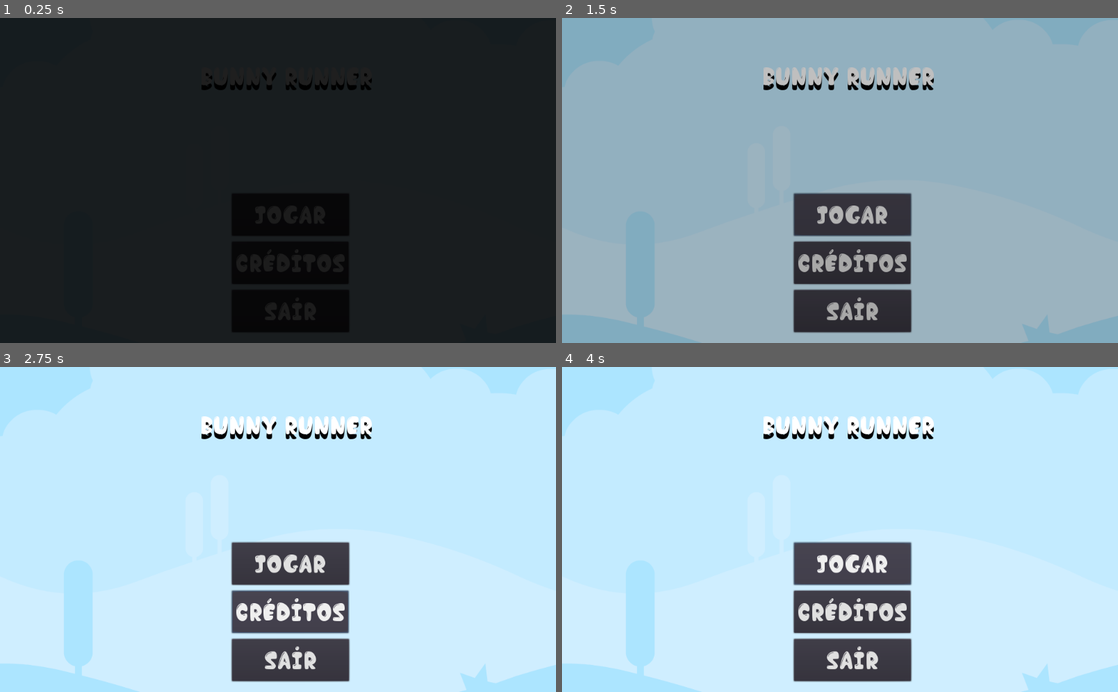
Above: before the commit, frames 1-4 (two rows, left to right).
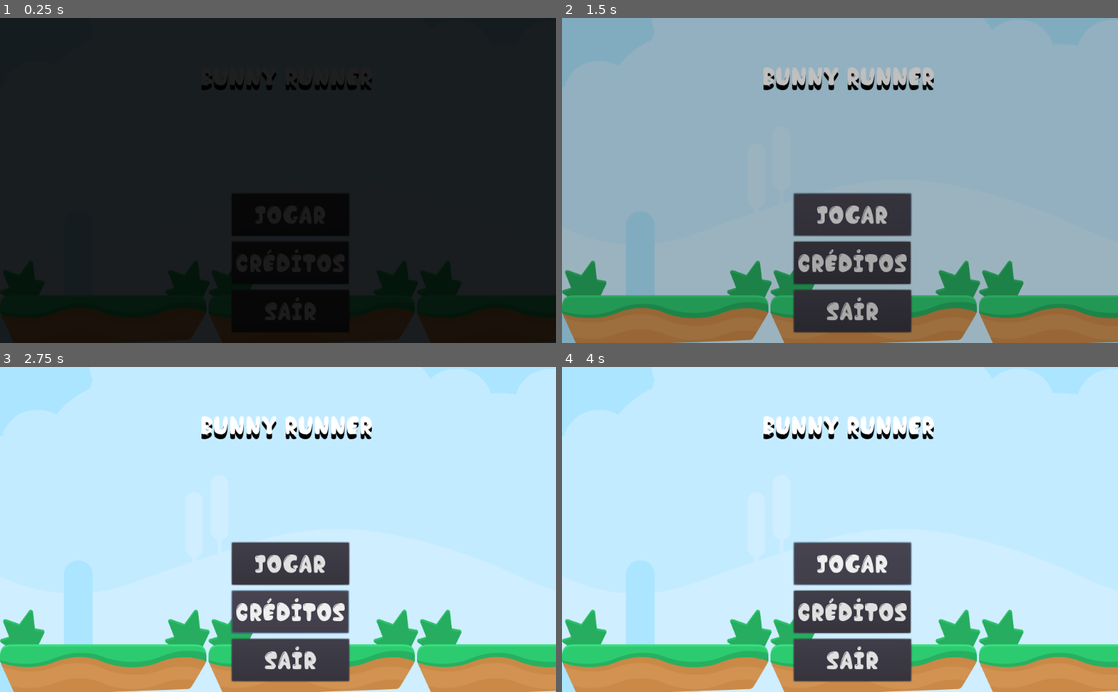
Above: after the commit, the same moments.

Repository: soapmactavish23/BunnyRunner
Game: Godot game, scene res://scenes/Menu.tscn
Same seed, same stepped clock (60 frames per second), same inputs: the game is played once before the commit and once after it. The project has no main scene, so this scene is started directly.
Inputs:
- Up to frame 1 (0.25 s): no input
- Up to frame 2 (1.5 s): click "jogar" at 0.5 s; click "jogar" at 1.25 s
- Up to frame 3 (2.75 s): click "Créditos" at 2 s
- Up to frame 4 (4 s): click "Créditos" at 2.75 s; click "jogar" at 3.5 s

The runs differ from the first frame. In frame 2, 14% of the frame differs, in the area x 0-100%, y 74-100%; in frame 3, 14%; in frame 4, 14%.

Commit message:
'tileset'

Diff:
--- /dev/null
+++ b/probs/musica.tscn
@@ -0,0 +1,7 @@
+[gd_scene load_steps=2 format=2]
+
+[ext_resource path="res://music/happy.ogg" type="AudioStream" id=1]
+
+[node name="musica" type="AudioStreamPlayer2D"]
+stream = ExtResource( 1 )
+autoplay = true
--- /dev/null
+++ b/probs/tileset.tscn
@@ -0,0 +1,566 @@
+[gd_scene load_steps=57 format=2]
+
+[ext_resource path="res://sprites/Environment/ground_cake_broken.png" type="Texture" id=1]
+[ext_resource path="res://sprites/Environment/ground_cake_small.png" type="Texture" id=2]
+[ext_resource path="res://sprites/Environment/ground_cake_small_broken.png" type="Texture" id=3]
+[ext_resource path="res://sprites/Environment/ground_grass.png" type="Texture" id=4]
+[ext_resource path="res://sprites/Environment/ground_grass_broken.png" type="Texture" id=5]
+[ext_resource path="res://sprites/Environment/ground_grass_small.png" type="Texture" id=6]
+[ext_resource path="res://sprites/Environment/ground_grass_small_broken.png" type="Texture" id=7]
+[ext_resource path="res://sprites/Environment/ground_sand.png" type="Texture" id=8]
+[ext_resource path="res://sprites/Environment/ground_sand_broken.png" type="Texture" id=9]
+[ext_resource path="res://sprites/Environment/ground_sand_small.png" type="Texture" id=10]
+[ext_resource path="res://sprites/Environment/ground_sand_small_broken.png" type="Texture" id=11]
+[ext_resource path="res://sprites/Environment/ground_snow.png" type="Texture" id=12]
+[ext_resource path="res://sprites/Environment/ground_snow_broken.png" type="Texture" id=13]
+[ext_resource path="res://sprites/Environment/ground_snow_small.png" type="Texture" id=14]
+[ext_resource path="res://sprites/Environment/ground_snow_small_broken.png" type="Texture" id=15]
+[ext_resource path="res://sprites/Environment/ground_stone.png" type="Texture" id=16]
+[ext_resource path="res://sprites/Environment/ground_stone_broken.png" type="Texture" id=17]
+[ext_resource path="res://sprites/Environment/ground_stone_small.png" type="Texture" id=18]
+[ext_resource path="res://sprites/Environment/ground_stone_small_broken.png" type="Texture" id=19]
+[ext_resource path="res://sprites/Environment/ground_wood.png" type="Texture" id=20]
+[ext_resource path="res://sprites/Environment/ground_wood_broken.png" type="Texture" id=21]
+[ext_resource path="res://sprites/Environment/ground_wood_small.png" type="Texture" id=22]
+[ext_resource path="res://sprites/Environment/ground_wood_small_broken.png" type="Texture" id=23]
+[ext_resource path="res://sprites/Environment/mushroom_brown.png" type="Texture" id=24]
+[ext_resource path="res://sprites/Environment/mushroom_red.png" type="Texture" id=25]
+[ext_resource path="res://sprites/Environment/cactus.png" type="Texture" id=26]
+[ext_resource path="res://sprites/Environment/grass1.png" type="Texture" id=27]
+[ext_resource path="res://sprites/Environment/grass2.png" type="Texture" id=28]
+[ext_resource path="res://sprites/Environment/grass_brown1.png" type="Texture" id=29]
+[ext_resource path="res://sprites/Environment/grass_brown2.png" type="Texture" id=30]
+[ext_resource path="res://sprites/Environment/ground_cake.png" type="Texture" id=31]
+
+[sub_resource type="ConvexPolygonShape2D" id=5]
+points = PoolVector2Array( 0, 0, 380, 0, 352, 81, 28, 94 )
+
+[sub_resource type="ConvexPolygonShape2D" id=6]
+points = PoolVector2Array( 0, 0, 201, 0, 179, 100, 20, 94 )
+
+[sub_resource type="ConvexPolygonShape2D" id=7]
+points = PoolVector2Array( 0, 0, 200, 0, 176, 100, 22, 92 )
+
+[sub_resource type="ConvexPolygonShape2D" id=8]
+points = PoolVector2Array( 0, 0, 380, 0, 353, 85, 28, 94 )
+
+[sub_resource type="ConvexPolygonShape2D" id=9]
+points = PoolVector2Array( 0, 0, 380, 0, 356, 86, 0, 94 )
+
+[sub_resource type="ConvexPolygonShape2D" id=10]
+points = PoolVector2Array( 0, 0, 201, 0, 201, 100, 0, 100 )
+
+[sub_resource type="ConvexPolygonShape2D" id=11]
+points = PoolVector2Array( 0, 0, 200, 0, 200, 100, 0, 100 )
+
+[sub_resource type="ConvexPolygonShape2D" id=12]
+points = PoolVector2Array( 0, 0, 380, 0, 380, 94, 0, 94 )
+
+[sub_resource type="ConvexPolygonShape2D" id=13]
+points = PoolVector2Array( 0, 0, 380, 0, 380, 94, 0, 94 )
+
+[sub_resource type="ConvexPolygonShape2D" id=14]
+points = PoolVector2Array( 0, 0, 201, 0, 201, 100, 0, 100 )
+
+[sub_resource type="ConvexPolygonShape2D" id=15]
+points = PoolVector2Array( 0, 0, 200, 0, 200, 100, 0, 100 )
+
+[sub_resource type="ConvexPolygonShape2D" id=16]
+points = PoolVector2Array( 0, 0, 380, 0, 380, 94, 0, 94 )
+
+[sub_resource type="ConvexPolygonShape2D" id=17]
+points = PoolVector2Array( 0, 0, 380, 0, 380, 94, 0, 94 )
+
+[sub_resource type="ConvexPolygonShape2D" id=18]
+points = PoolVector2Array( 0, 0, 201, 0, 201, 100, 0, 100 )
+
+[sub_resource type="ConvexPolygonShape2D" id=19]
+points = PoolVector2Array( 0, 0, 200, 0, 200, 100, 0, 100 )
+
+[sub_resource type="ConvexPolygonShape2D" id=20]
+points = PoolVector2Array( 0, 0, 380, 0, 380, 94, 0, 94 )
+
+[sub_resource type="ConvexPolygonShape2D" id=21]
+points = PoolVector2Array( 0, 0, 380, 0, 380, 94, 0, 94 )
+
+[sub_resource type="ConvexPolygonShape2D" id=22]
+points = PoolVector2Array( 0, 0, 200, 0, 200, 100, 0, 100 )
+
+[sub_resource type="ConvexPolygonShape2D" id=23]
+points = PoolVector2Array( 0, 0, 200, 0, 200, 100, 0, 100 )
+
+[sub_resource type="ConvexPolygonShape2D" id=24]
+points = PoolVector2Array( 0, 0, 380, 0, 380, 94, 0, 94 )
+
+[sub_resource type="ConvexPolygonShape2D" id=25]
+points = PoolVector2Array( 0, 0, 380, 0, 380, 94, 0, 94 )
+
+[sub_resource type="ConvexPolygonShape2D" id=26]
+points = PoolVector2Array( 0, 0, 200, 0, 200, 100, 0, 100 )
+
+[sub_resource type="ConvexPolygonShape2D" id=27]
+points = PoolVector2Array( 0, 0, 200, 0, 200, 100, 0, 100 )
+
+[sub_resource type="ConvexPolygonShape2D" id=3]
+points = PoolVector2Array( 0, 0, 380, 0, 351, 82, 25, 94 )
+
+[sub_resource type="TileSet" id=4]
+4/name = "cactus"
+4/texture = ExtResource( 26 )
+4/tex_offset = Vector2( 0, 0 )
+4/modulate = Color( 1, 1, 1, 1 )
+4/region = Rect2( 0, 0, 117, 160 )
+4/tile_mode = 0
+4/occluder_offset = Vector2( 58.5, 80 )
+4/navigation_offset = Vector2( 58.5, 80 )
+4/shapes = [  ]
+4/z_index = 0
+5/name = "grass1"
+5/texture = ExtResource( 27 )
+5/tex_offset = Vector2( 0, 0 )
+5/modulate = Color( 1, 1, 1, 1 )
+5/region = Rect2( 0, 0, 58, 57 )
+5/tile_mode = 0
+5/occluder_offset = Vector2( 29, 28.5 )
+5/navigation_offset = Vector2( 29, 28.5 )
+5/shapes = [  ]
+5/z_index = 0
+6/name = "grass2"
+6/texture = ExtResource( 28 )
+6/tex_offset = Vector2( 0, 0 )
+6/modulate = Color( 1, 1, 1, 1 )
+6/region = Rect2( 0, 0, 82, 70 )
+6/tile_mode = 0
+6/occluder_offset = Vector2( 41, 35 )
+6/navigation_offset = Vector2( 41, 35 )
+6/shapes = [  ]
+6/z_index = 0
+7/name = "grass_brown1"
+7/texture = ExtResource( 29 )
+7/tex_offset = Vector2( 0, 0 )
+7/modulate = Color( 1, 1, 1, 1 )
+7/region = Rect2( 0, 0, 58, 57 )
+7/tile_mode = 0
+7/occluder_offset = Vector2( 29, 28.5 )
+7/navigation_offset = Vector2( 29, 28.5 )
+7/shapes = [  ]
+7/z_index = 0
+8/name = "grass_brown2"
+8/texture = ExtResource( 30 )
+8/tex_offset = Vector2( 0, 0 )
+8/modulate = Color( 1, 1, 1, 1 )
+8/region = Rect2( 0, 0, 82, 70 )
+8/tile_mode = 0
+8/occluder_offset = Vector2( 41, 35 )
+8/navigation_offset = Vector2( 41, 35 )
+8/shapes = [  ]
+8/z_index = 0
+9/name = "ground_cake"
+9/texture = ExtResource( 31 )
+9/tex_offset = Vector2( 0, 0 )
+9/modulate = Color( 1, 1, 1, 1 )
+9/region = Rect2( 0, 0, 380, 94 )
+9/tile_mode = 0
+9/occluder_offset = Vector2( 190, 47 )
+9/navigation_offset = Vector2( 190, 47 )
+9/shapes = [ {
+"autotile_coord": Vector2( 0, 0 ),
+"one_way": false,
+"one_way_margin": 1.0,
+"shape": SubResource( 3 ),
+"shape_transform": Transform2D( 1, 0, 0, 1, 0, 0 )
+} ]
+9/z_index = 0
+10/name = "ground_cake_broken"
+10/texture = ExtResource( 1 )
+10/tex_offset = Vector2( 0, 0 )
+10/modulate = Color( 1, 1, 1, 1 )
+10/region = Rect2( 0, 0, 380, 94 )
+10/tile_mode = 0
+10/occluder_offset = Vector2( 190, 47 )
+10/navigation_offset = Vector2( 190, 47 )
+10/shapes = [ {
+"autotile_coord": Vector2( 0, 0 ),
+"one_way": false,
+"one_way_margin": 1.0,
+"shape": SubResource( 5 ),
+"shape_transform": Transform2D( 1, 0, 0, 1, 0, 0 )
+} ]
+10/z_index = 0
+11/name = "ground_cake_small"
+11/texture = ExtResource( 2 )
+11/tex_offset = Vector2( 0, 0 )
+11/modulate = Color( 1, 1, 1, 1 )
+11/region = Rect2( 0, 0, 201, 100 )
+11/tile_mode = 0
+11/occluder_offset = Vector2( 100.5, 50 )
+11/navigation_offset = Vector2( 100.5, 50 )
+11/shapes = [ {
+"autotile_coord": Vector2( 0, 0 ),
+"one_way": false,
+"one_way_margin": 1.0,
+"shape": SubResource( 6 ),
+"shape_transform": Transform2D( 1, 0, 0, 1, 0, 0 )
+} ]
+11/z_index = 0
+12/name = "ground_cake_small_broken"
+12/texture = ExtResource( 3 )
+12/tex_offset = Vector2( 0, 0 )
+12/modulate = Color( 1, 1, 1, 1 )
+12/region = Rect2( 0, 0, 200, 100 )
+12/tile_mode = 0
+12/occluder_offset = Vector2( 100, 50 )
+12/navigation_offset = Vector2( 100, 50 )
+12/shapes = [ {
+"autotile_coord": Vector2( 0, 0 ),
+"one_way": false,
+"one_way_margin": 1.0,
+"shape": SubResource( 7 ),
+"shape_transform": Transform2D( 1, 0, 0, 1, 0, 0 )
+} ]
+12/z_index = 0
+13/name = "ground_grass"
+13/texture = ExtResource( 4 )
+13/tex_offset = Vector2( 0, 0 )
+13/modulate = Color( 1, 1, 1, 1 )
+13/region = Rect2( 0, 0, 380, 94 )
+13/tile_mode = 0
+13/occluder_offset = Vector2( 190, 47 )
+13/navigation_offset = Vector2( 190, 47 )
+13/shapes = [ {
+"autotile_coord": Vector2( 0, 0 ),
+"one_way": false,
+"one_way_margin": 1.0,
+"shape": SubResource( 8 ),
+"shape_transform": Transform2D( 1, 0, 0, 1, 0, 0 )
+} ]
+13/z_index = 0
+14/name = "ground_grass_broken"
+14/texture = ExtResource( 5 )
+14/tex_offset = Vector2( 0, 0 )
+14/modulate = Color( 1, 1, 1, 1 )
+14/region = Rect2( 0, 0, 380, 94 )
+14/tile_mode = 0
+14/occluder_offset = Vector2( 190, 47 )
+14/navigation_offset = Vector2( 190, 47 )
+14/shapes = [ {
+"autotile_coord": Vector2( 0, 0 ),
+"one_way": false,
+"one_way_margin": 1.0,
+"shape": SubResource( 9 ),
+"shape_transform": Transform2D( 1, 0, 0, 1, 0, 0 )
+} ]
+14/z_index = 0
+15/name = "ground_grass_small"
+15/texture = ExtResource( 6 )
+15/tex_offset = Vector2( 0, 0 )
+15/modulate = Color( 1, 1, 1, 1 )
+15/region = Rect2( 0, 0, 201, 100 )
+15/tile_mode = 0
+15/occluder_offset = Vector2( 100.5, 50 )
+15/navigation_offset = Vector2( 100.5, 50 )
+15/shapes = [ {
+"autotile_coord": Vector2( 0, 0 ),
+"one_way": false,
+"one_way_margin": 1.0,
+"shape": SubResource( 10 ),
+"shape_transform": Transform2D( 1, 0, 0, 1, 0, 0 )
+} ]
+15/z_index = 0
+16/name = "ground_grass_small_broken"
+16/texture = ExtResource( 7 )
+16/tex_offset = Vector2( 0, 0 )
+16/modulate = Color( 1, 1, 1, 1 )
+16/region = Rect2( 0, 0, 200, 100 )
+16/tile_mode = 0
+16/occluder_offset = Vector2( 100, 50 )
+16/navigation_offset = Vector2( 100, 50 )
+16/shapes = [ {
+"autotile_coord": Vector2( 0, 0 ),
+"one_way": false,
+"one_way_margin": 1.0,
+"shape": SubResource( 11 ),
+"shape_transform": Transform2D( 1, 0, 0, 1, 0, 0 )
+} ]
+16/z_index = 0
+17/name = "ground_sand"
+17/texture = ExtResource( 8 )
+17/tex_offset = Vector2( 0, 0 )
+17/modulate = Color( 1, 1, 1, 1 )
+17/region = Rect2( 0, 0, 380, 94 )
+17/tile_mode = 0
+17/occluder_offset = Vector2( 190, 47 )
+17/navigation_offset = Vector2( 190, 47 )
+17/shapes = [ {
+"autotile_coord": Vector2( 0, 0 ),
+"one_way": false,
+"one_way_margin": 1.0,
+"shape": SubResource( 12 ),
+"shape_transform": Transform2D( 1, 0, 0, 1, 0, 0 )
+} ]
+17/z_index = 0
+18/name = "ground_sand_broken"
+18/texture = ExtResource( 9 )
+18/tex_offset = Vector2( 0, 0 )
+18/modulate = Color( 1, 1, 1, 1 )
+18/region = Rect2( 0, 0, 380, 94 )
+18/tile_mode = 0
+18/occluder_offset = Vector2( 190, 47 )
+18/navigation_offset = Vector2( 190, 47 )
+18/shapes = [ {
+"autotile_coord": Vector2( 0, 0 ),
+"one_way": false,
+"one_way_margin": 1.0,
+"shape": SubResource( 13 ),
+"shape_transform": Transform2D( 1, 0, 0, 1, 0, 0 )
+} ]
+18/z_index = 0
+19/name = "ground_sand_small"
+19/texture = ExtResource( 10 )
+19/tex_offset = Vector2( 0, 0 )
+19/modulate = Color( 1, 1, 1, 1 )
+19/region = Rect2( 0, 0, 201, 100 )
+19/tile_mode = 0
+19/occluder_offset = Vector2( 100.5, 50 )
+19/navigation_offset = Vector2( 100.5, 50 )
+19/shapes = [ {
+"autotile_coord": Vector2( 0, 0 ),
+"one_way": false,
+"one_way_margin": 1.0,
+"shape": SubResource( 14 ),
+"shape_transform": Transform2D( 1, 0, 0, 1, 0, 0 )
+} ]
+19/z_index = 0
+20/name = "ground_sand_small_broken"
+20/texture = ExtResource( 11 )
+20/tex_offset = Vector2( 0, 0 )
+20/modulate = Color( 1, 1, 1, 1 )
+20/region = Rect2( 0, 0, 200, 100 )
+20/tile_mode = 0
+20/occluder_offset = Vector2( 100, 50 )
+20/navigation_offset = Vector2( 100, 50 )
+20/shapes = [ {
+"autotile_coord": Vector2( 0, 0 ),
+"one_way": false,
+"one_way_margin": 1.0,
+"shape": SubResource( 15 ),
+"shape_transform": Transform2D( 1, 0, 0, 1, 0, 0 )
+} ]
+20/z_index = 0
+21/name = "ground_snow"
+21/texture = ExtResource( 12 )
+21/tex_offset = Vector2( 0, 0 )
+21/modulate = Color( 1, 1, 1, 1 )
+21/region = Rect2( 0, 0, 380, 94 )
+21/tile_mode = 0
+21/occluder_offset = Vector2( 190, 47 )
+21/navigation_offset = Vector2( 190, 47 )
+21/shapes = [ {
+"autotile_coord": Vector2( 0, 0 ),
+"one_way": false,
+"one_way_margin": 1.0,
+"shape": SubResource( 16 ),
+"shape_transform": Transform2D( 1, 0, 0, 1, 0, 0 )
+} ]
+21/z_index = 0
+22/name = "ground_snow_broken"
+22/texture = ExtResource( 13 )
+22/tex_offset = Vector2( 0, 0 )
+22/modulate = Color( 1, 1, 1, 1 )
+22/region = Rect2( 0, 0, 380, 94 )
+22/tile_mode = 0
+22/occluder_offset = Vector2( 190, 47 )
+22/navigation_offset = Vector2( 190, 47 )
+22/shapes = [ {
+"autotile_coord": Vector2( 0, 0 ),
+"one_way": false,
+"one_way_margin": 1.0,
+"shape": SubResource( 17 ),
+"shape_transform": Transform2D( 1, 0, 0, 1, 0, 0 )
+} ]
+22/z_index = 0
+23/name = "ground_snow_small"
+23/texture = ExtResource( 14 )
+23/tex_offset = Vector2( 0, 0 )
+23/modulate = Color( 1, 1, 1, 1 )
+23/region = Rect2( 0, 0, 201, 100 )
+23/tile_mode = 0
+23/occluder_offset = Vector2( 100.5, 50 )
+23/navigation_offset = Vector2( 100.5, 50 )
+23/shapes = [ {
+"autotile_coord": Vector2( 0, 0 ),
+"one_way": false,
+"one_way_margin": 1.0,
+"shape": SubResource( 18 ),
+"shape_transform": Transform2D( 1, 0, 0, 1, 0, 0 )
+} ]
+23/z_index = 0
+24/name = "ground_snow_small_broken"
+24/texture = ExtResource( 15 )
+24/tex_offset = Vector2( 0, 0 )
+24/modulate = Color( 1, 1, 1, 1 )
+24/region = Rect2( 0, 0, 200, 100 )
+24/tile_mode = 0
+24/occluder_offset = Vector2( 100, 50 )
+24/navigation_offset = Vector2( 100, 50 )
+24/shapes = [ {
+"autotile_coord": Vector2( 0, 0 ),
+"one_way": false,
+"one_way_margin": 1.0,
+"shape": SubResource( 19 ),
+"shape_transform": Transform2D( 1, 0, 0, 1, 0, 0 )
+} ]
+24/z_index = 0
+25/name = "ground_stone"
+25/texture = ExtResource( 16 )
+25/tex_offset = Vector2( 0, 0 )
+25/modulate = Color( 1, 1, 1, 1 )
+25/region = Rect2( 0, 0, 380, 94 )
+25/tile_mode = 0
+25/occluder_offset = Vector2( 190, 47 )
+25/navigation_offset = Vector2( 190, 47 )
+25/shapes = [ {
+"autotile_coord": Vector2( 0, 0 ),
+"one_way": false,
+"one_way_margin": 1.0,
+"shape": SubResource( 20 ),
+"shape_transform": Transform2D( 1, 0, 0, 1, 0, 0 )
+} ]
+25/z_index = 0
+26/name = "ground_stone_broken"
+26/texture = ExtResource( 17 )
+26/tex_offset = Vector2( 0, 0 )
+26/modulate = Color( 1, 1, 1, 1 )
+26/region = Rect2( 0, 0, 380, 94 )
+26/tile_mode = 0
+26/occluder_offset = Vector2( 190, 47 )
+26/navigation_offset = Vector2( 190, 47 )
+26/shapes = [ {
+"autotile_coord": Vector2( 0, 0 ),
+"one_way": false,
+"one_way_margin": 1.0,
+"shape": SubResource( 21 ),
+"shape_transform": Transform2D( 1, 0, 0, 1, 0, 0 )
+} ]
+26/z_index = 0
+27/name = "ground_stone_small"
+27/texture = ExtResource( 18 )
+27/tex_offset = Vector2( 0, 0 )
+27/modulate = Color( 1, 1, 1, 1 )
+27/region = Rect2( 0, 0, 200, 100 )
+27/tile_mode = 0
+27/occluder_offset = Vector2( 100, 50 )
+27/navigation_offset = Vector2( 100, 50 )
+27/shapes = [ {
+"autotile_coord": Vector2( 0, 0 ),
+"one_way": false,
+"one_way_margin": 1.0,
+"shape": SubResource( 22 ),
+"shape_transform": Transform2D( 1, 0, 0, 1, 0, 0 )
+} ]
+27/z_index = 0
+28/name = "ground_stone_small_broken"
+28/texture = ExtResource( 19 )
+28/tex_offset = Vector2( 0, 0 )
+28/modulate = Color( 1, 1, 1, 1 )
+28/region = Rect2( 0, 0, 200, 100 )
+28/tile_mode = 0
+28/occluder_offset = Vector2( 100, 50 )
+28/navigation_offset = Vector2( 100, 50 )
+28/shapes = [ {
+"autotile_coord": Vector2( 0, 0 ),
+"one_way": false,
+"one_way_margin": 1.0,
+"shape": SubResource( 23 ),
+"shape_transform": Transform2D( 1, 0, 0, 1, 0, 0 )
+} ]
+28/z_index = 0
+29/name = "ground_wood"
+29/texture = ExtResource( 20 )
+29/tex_offset = Vector2( 0, 0 )
+29/modulate = Color( 1, 1, 1, 1 )
+29/region = Rect2( 0, 0, 380, 94 )
+29/tile_mode = 0
+29/occluder_offset = Vector2( 190, 47 )
+29/navigation_offset = Vector2( 190, 47 )
+29/shapes = [ {
+"autotile_coord": Vector2( 0, 0 ),
+"one_way": false,
+"one_way_margin": 1.0,
+"shape": SubResource( 24 ),
+"shape_transform": Transform2D( 1, 0, 0, 1, 0, 0 )
+} ]
+29/z_index = 0
+30/name = "ground_wood_broken"
+30/texture = ExtResource( 21 )
+30/tex_offset = Vector2( 0, 0 )
+30/modulate = Color( 1, 1, 1, 1 )
+30/region = Rect2( 0, 0, 380, 94 )
+30/tile_mode = 0
+30/occluder_offset = Vector2( 190, 47 )
+30/navigation_offset = Vector2( 190, 47 )
+30/shapes = [ {
+"autotile_coord": Vector2( 0, 0 ),
+"one_way": false,
+"one_way_margin": 1.0,
+"shape": SubResource( 25 ),
+"shape_transform": Transform2D( 1, 0, 0, 1, 0, 0 )
+} ]
+30/z_index = 0
+31/name = "ground_wood_small"
+31/texture = ExtResource( 22 )
+31/tex_offset = Vector2( 0, 0 )
+31/modulate = Color( 1, 1, 1, 1 )
+31/region = Rect2( 0, 0, 200, 100 )
+31/tile_mode = 0
+31/occluder_offset = Vector2( 100, 50 )
+31/navigation_offset = Vector2( 100, 50 )
+31/shapes = [ {
+"autotile_coord": Vector2( 0, 0 ),
+"one_way": false,
+"one_way_margin": 1.0,
+"shape": SubResource( 26 ),
+"shape_transform": Transform2D( 1, 0, 0, 1, 0, 0 )
+} ]
+31/z_index = 0
+32/name = "ground_wood_small_broken"
+32/texture = ExtResource( 23 )
+32/tex_offset = Vector2( 0, 0 )
+32/modulate = Color( 1, 1, 1, 1 )
+32/region = Rect2( 0, 0, 200, 100 )
+32/tile_mode = 0
+32/occluder_offset = Vector2( 100, 50 )
+32/navigation_offset = Vector2( 100, 50 )
+32/shapes = [ {
+"autotile_coord": Vector2( 0, 0 ),
+"one_way": false,
+"one_way_margin": 1.0,
+"shape": SubResource( 27 ),
+"shape_transform": Transform2D( 1, 0, 0, 1, 0, 0 )
+} ]
+32/z_index = 0
+33/name = "mushroom_brown"
+33/texture = ExtResource( 24 )
+33/tex_offset = Vector2( 0, 0 )
+33/modulate = Color( 1, 1, 1, 1 )
+33/region = Rect2( 0, 0, 81, 85 )
+33/tile_mode = 0
+33/occluder_offset = Vector2( 40.5, 42.5 )
+33/navigation_offset = Vector2( 40.5, 42.5 )
+33/shapes = [  ]
+33/z_index = 0
+34/name = "mushroom_red"
+34/texture = ExtResource( 25 )
+34/tex_offset = Vector2( 0, 0 )
+34/modulate = Color( 1, 1, 1, 1 )
+34/region = Rect2( 0, 0, 81, 99 )
+34/tile_mode = 0
+34/occluder_offset = Vector2( 40.5, 49.5 )
+34/navigation_offset = Vector2( 40.5, 49.5 )
+34/shapes = [  ]
+34/z_index = 0
+
+[node name="tileset" type="TileMap"]
+tile_set = SubResource( 4 )
+cell_size = Vector2( 16, 16 )
+format = 1
--- a/scenes/Menu.tscn
+++ b/scenes/Menu.tscn
@@ -1,9 +1,10 @@
-[gd_scene load_steps=7 format=2]
+[gd_scene load_steps=8 format=2]
 
 [ext_resource path="res://probs/Bg.tscn" type="PackedScene" id=1]
-[ext_resource path="res://probs/texto.tscn" type="PackedScene" id=2]
-[ext_resource path="res://probs/fade.tscn" type="PackedScene" id=3]
-[ext_resource path="res://music/happy.ogg" type="AudioStream" id=4]
+[ext_resource path="res://probs/tileset.tscn" type="PackedScene" id=2]
+[ext_resource path="res://probs/texto.tscn" type="PackedScene" id=3]
+[ext_resource path="res://probs/fade.tscn" type="PackedScene" id=4]
+[ext_resource path="res://probs/musica.tscn" type="PackedScene" id=5]
 
 [sub_resource type="DynamicFontData" id=1]
 font_path = "res://fonts/Chocolate Bar Demo.otf"
@@ -16,10 +17,13 @@
 
 [node name="Bg" parent="." instance=ExtResource( 1 )]
 
-[node name="texto" parent="." instance=ExtResource( 2 )]
+[node name="tileset" parent="." instance=ExtResource( 2 )]
+tile_data = PoolIntArray( 1835008, 6, 0, 1835027, 6, 0, 1835032, 6, 0, 1835051, 6, 0, 1835056, 6, 0, 1835075, 6, 0, 2097152, 13, 0, 2097176, 13, 0, 2097200, 13, 0 )
+
+[node name="texto" parent="." instance=ExtResource( 3 )]
 position = Vector2( 368.215, 66.9482 )
 
-[node name="fade" parent="." instance=ExtResource( 3 )]
+[node name="fade" parent="." instance=ExtResource( 4 )]
 
 [node name="btnJogar" type="Button" parent="."]
 margin_left = 427.0
@@ -45,6 +49,4 @@
 custom_fonts/font = SubResource( 2 )
 text = "Sair"
 
-[node name="musica" type="AudioStreamPlayer2D" parent="."]
-stream = ExtResource( 4 )
-autoplay = true
+[node name="musica" parent="." instance=ExtResource( 5 )]
